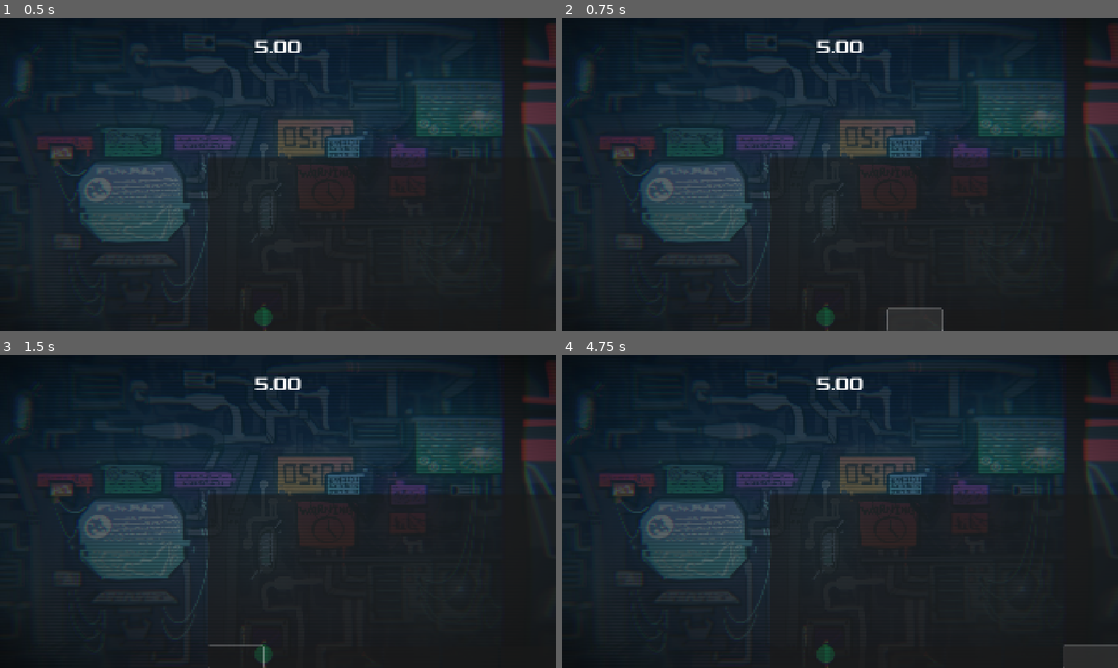
Above: before the commit, frames 1-4 (two rows, left to right).
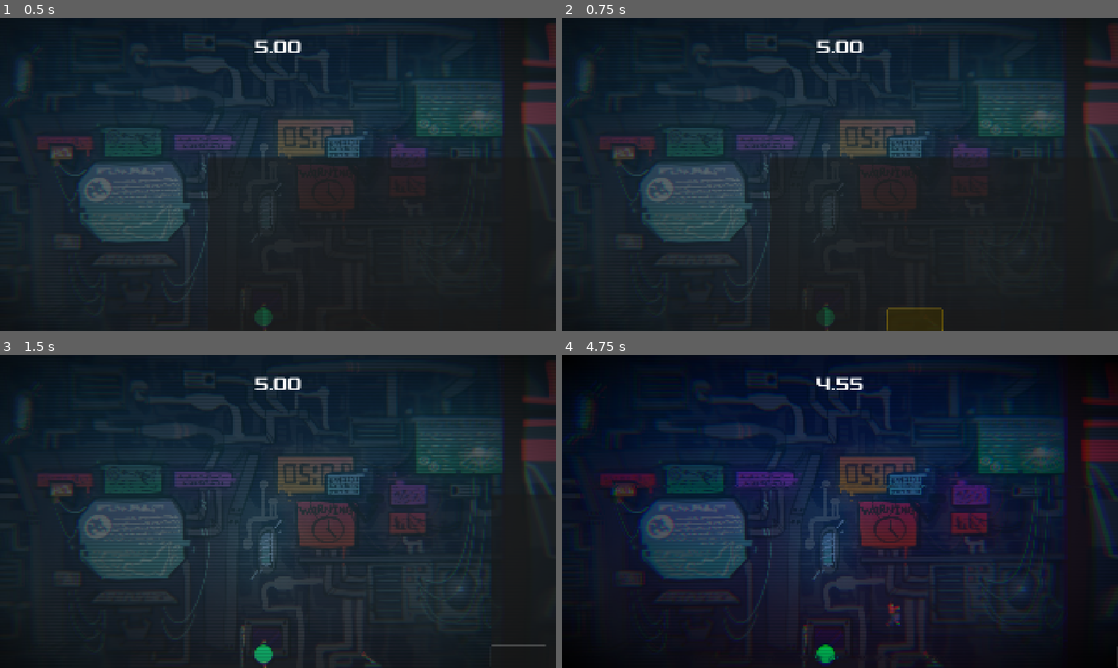
Above: after the commit, the same moments.

Repository: mushyp3a/gudev-16
Game: Godot game, scene res://scenes/platformer-scene.tscn
The game is run twice, just before and just after one commit, with the same random seed, the same clock (stepped at 60 frames per second) and the same inputs. This scene is started directly instead of the project's main scene.
Inputs (mouse positions are in pixels of both pictures, inside the frame that each line leads up to):
- Up to frame 1 (0.5 s): no input
- Up to frame 2 (0.75 s): click (917, 318) at 0.5 s
- Up to frame 3 (1.5 s): click (233, 655) at 1.27 s
- Up to frame 4 (4.75 s): click (973, 655) at 2.02 s; click (1034, 655) at 2.77 s; click (1090, 655) at 3.52 s; tap Enter at 4.25 s; hold D (move_right) from 4.28 s (still down); hold Shift (crouch) from 4.28 s (still down); tap Space (jump) at 4.52 s

Frame 1 is identical in both runs. In frame 2, 0.8% of the frame differs, in the area x 58-69%, y 92-100%; in frame 3, 4.1%; in frame 4, 7.0%, in the area x 0-100%, y 1-100%.
Error before the commit: Invalid call. Nonexistent function 'play' in base 'Nil'. (res://scripts/cassette_ui_controller.gd:97)

Commit message:
cassette fix + fx

Diff:
--- a/scenes/cassette.tscn
+++ b/scenes/cassette.tscn
@@ -69,6 +69,9 @@
 size_flags_horizontal = 3
 size_flags_vertical = 3
 
+[node name="ClickFX" type="AudioStreamPlayer2D" parent="CassetteUI"]
+stream = ExtResource("4_dgkdk")
+
 [node name="Label" type="Label" parent="."]
 anchors_preset = 5
 anchor_left = 0.5
@@ -82,6 +85,3 @@
 text = "5:00"
 horizontal_alignment = 1
 vertical_alignment = 1
-
-[node name="ClickFX" type="AudioStreamPlayer2D" parent="."]
-stream = ExtResource("4_dgkdk")
--- a/scripts/cassette_ui_controller.gd
+++ b/scripts/cassette_ui_controller.gd
@@ -32,8 +32,7 @@
 @onready var record_button = $Panel/SlotButtons/RecordButton
 @onready var play_button = $Panel/SlotButtons/PlayButton
 
-# @onready var clickFx = get_node("../ClickFx")
-@onready var clickFx
+@onready var clickFx = $ClickFX
 
 # ========== STATE ==========
 
Not shown: 1 places in scenes/cassette.tscn that only renumber resources
